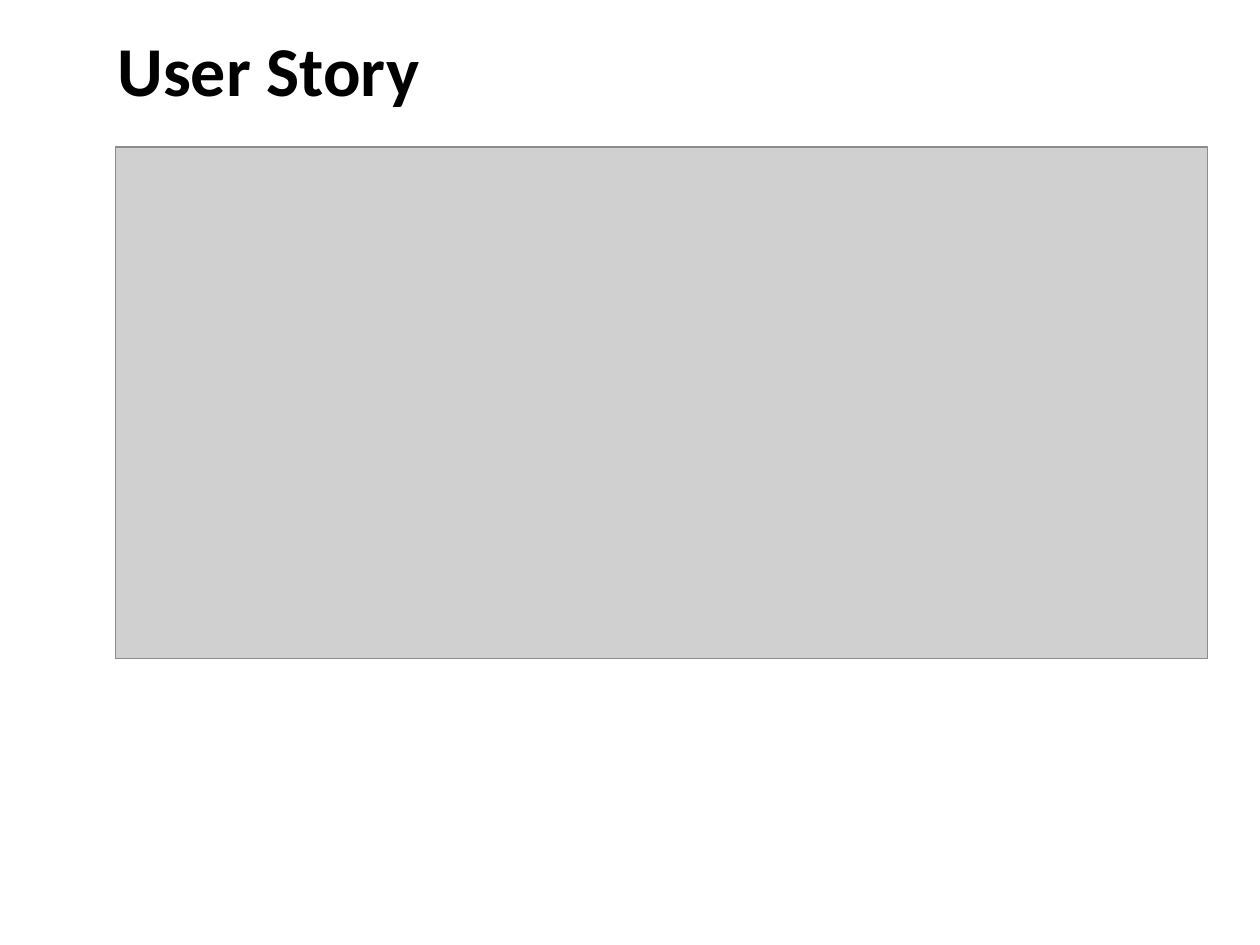
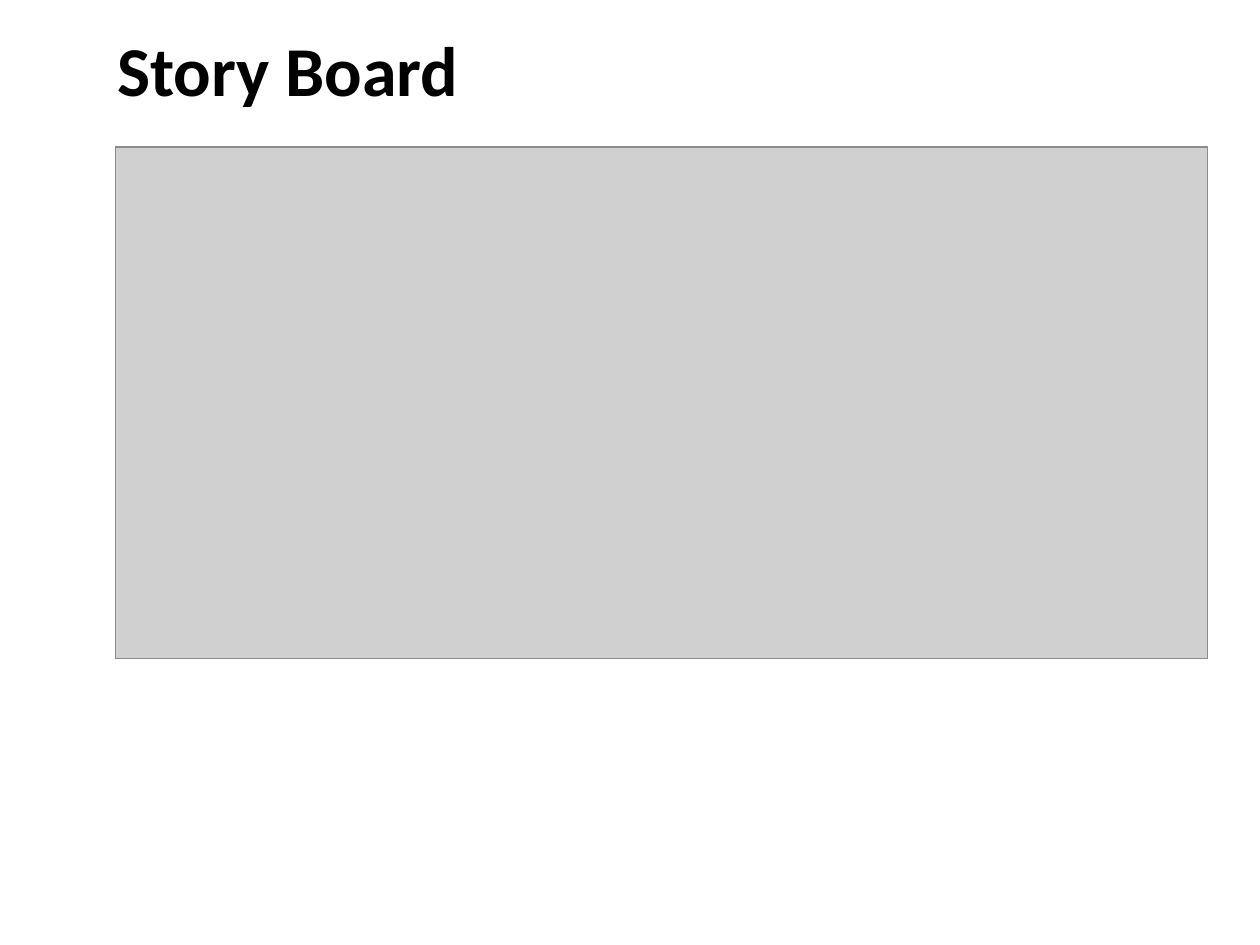
Before and after one commit to s4kshya/leezdr-repository, a slide deck: slide 12 of Semester4/IT_INNO/CA/SI_Presentation.ppt. Drawn at 1260x945 pixels with LibreOffice and Linux fonts; fonts in the diff are those of the drawing; grey boxes stand for pictures; background and template pictures are left out. Boxes give left, top, right and bottom in pixels: in the first picture for what was removed or moved away, otherwise in the second. Text is boxed around its words. In the diff, an @@ line names an element or a change of style, - is before the commit and + after.

```diff
--- a/Semester4/IT_INNO/CA/SI_Presentation.ppt
+++ b/Semester4/IT_INNO/CA/SI_Presentation.ppt
@@ text at [117,47,458,107]: text changed @@
-User Story
+Story Board
```
Also in this commit, not shown: 4 other slides changed.
